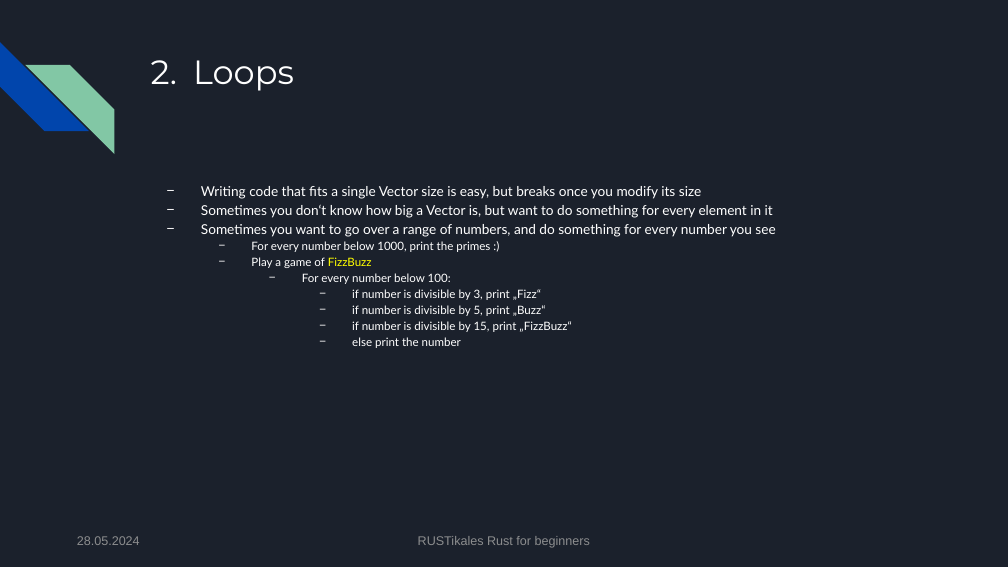
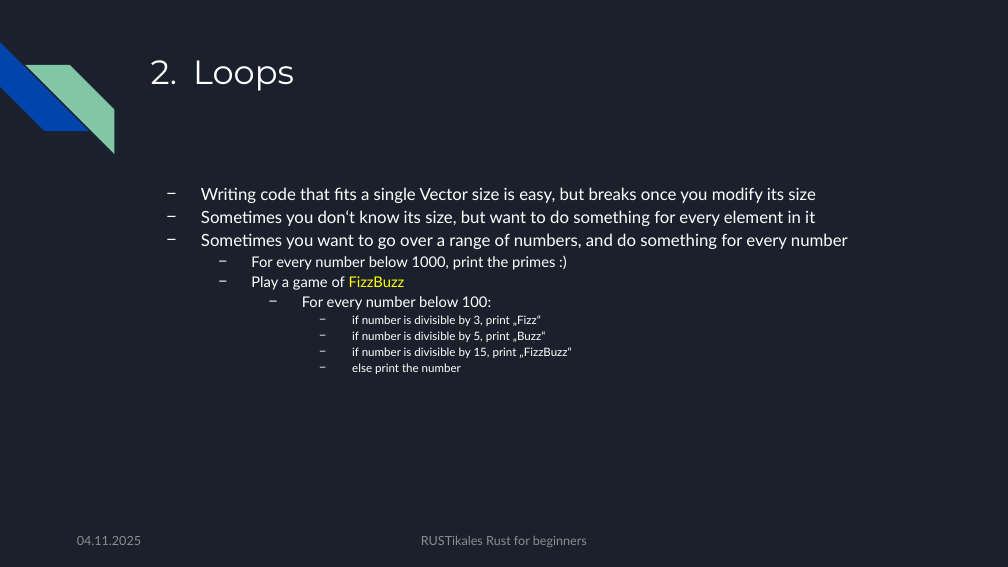
Before and after one commit to pfhaupt/progkurs, a slide deck: slide 33 of rust-beginner/04 - loop, while, for/04 - original.pptx. Drawn at 1008x567 pixels with LibreOffice and Linux fonts; fonts in the diff are those of the drawing. Boxes give left, top, right and bottom in pixels: in the first picture for what was removed or moved away, otherwise in the second. Text is boxed around its words. In the diff, an @@ line names an element or a change of style, - is before the commit and + after.

Commit message:
[R-B-04] Update slides
- Add section about `break` and `continue`
- Increase font size
- Instead of mixing Arial and Lato, we're now only using Lato as a text font

```diff
--- a/rust-beginner/04 - loop, while, for/04 - original.pptx
+++ b/rust-beginner/04 - loop, while, for/04 - original.pptx
@@ text at (x1=201, y1=187, x2=816, y2=310): size 13 to 16 pt in "Writing code that fits a single Vector ..."; size 11 to 14 pt in "For every number below 1000, print the ...", "Play a game of FizzBuzz", "For every number below 100:" @@
@@ text at (x1=201, y1=210, x2=848, y2=249): text changed; size 13 to 16 pt @@
-− Sometimes you don‘t know how big a Vector is, but want to do something for every element in it
-− Sometimes you want to go over a range of numbers, and do something for every number you see
+− Sometimes you don‘t know its size, but want to do something for every element in it
+− Sometimes you want to go over a range of numbers, and do something for every number
@@ text at (x1=77, y1=536, x2=141, y2=545): text changed; font Arial to Lato @@
-28.05.2024
+04.11.2025
@@ text "RUSTikales Rust for beginners" at (x1=421, y1=536, x2=587, y2=547): font Arial to Lato @@
```
Also in this commit, not shown: 176 other slides changed, 28 slides added, 1 slide removed, 1 other file.
